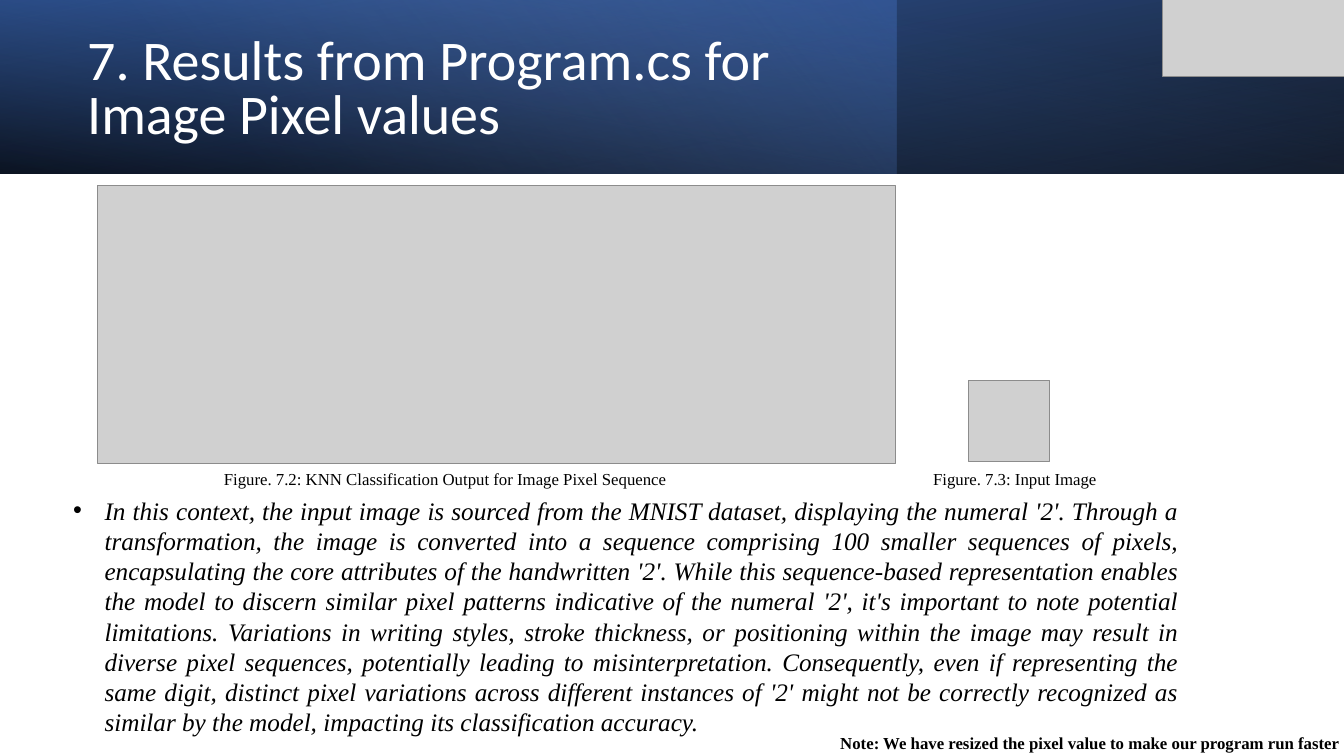
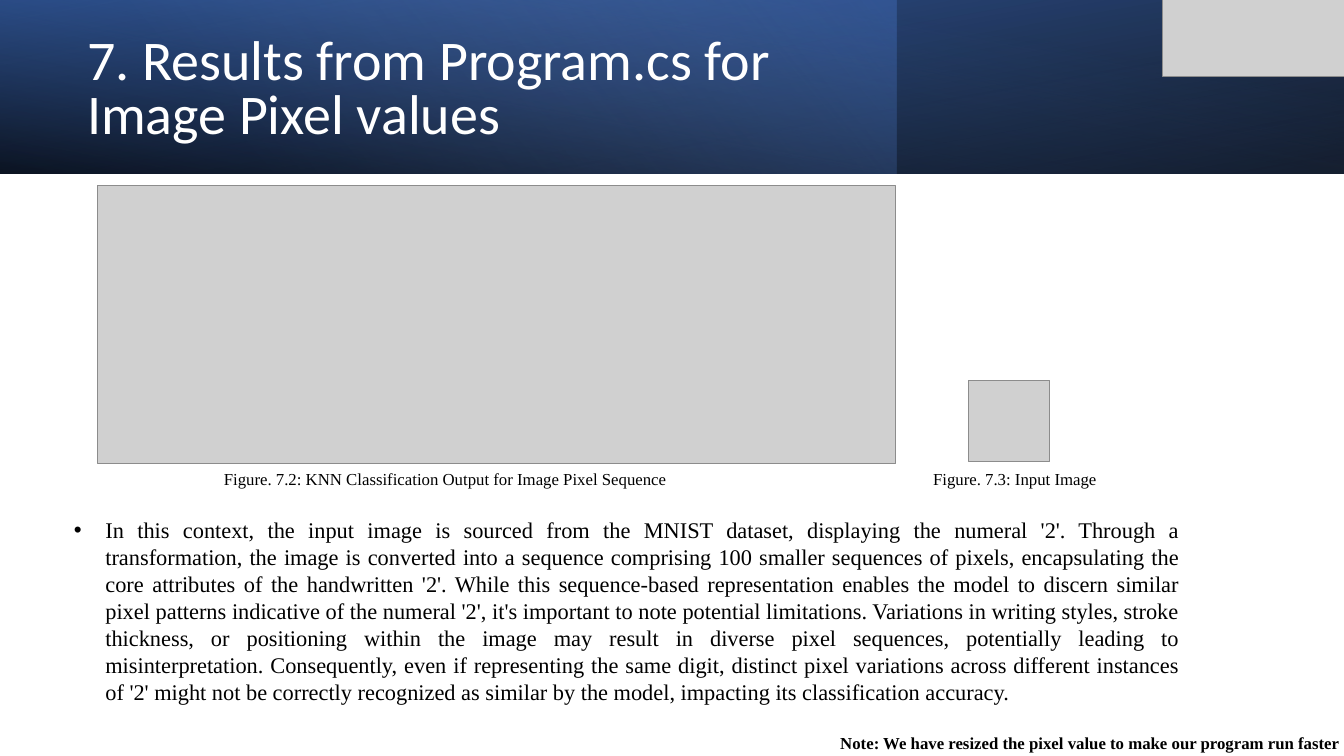
Before and after one commit to IndranilSaha09/neocortexapi, a slide deck: slide 11 of source/MySEProject/IMPLEMENT AND INVESTIGATE KNN - rookie_developer.pptx. Drawn at 1344x756 pixels with LibreOffice and Linux fonts; fonts in the diff are those of the drawing; grey boxes stand for pictures. Boxes give left, top, right and bottom in pixels: in the first picture for what was removed or moved away, otherwise in the second. Text is boxed around its words. In the diff, an @@ line names an element or a change of style, - is before the commit and + after.

```diff
--- a/source/MySEProject/IMPLEMENT AND INVESTIGATE KNN - rookie_developer.pptx
+++ b/source/MySEProject/IMPLEMENT AND INVESTIGATE KNN - rookie_developer.pptx
@@ text "In this context, the input ...": place and size @@
-text "In this context, the input ..." at (105, 502, 1178, 737)
+text "In this context, the input ..." at (105, 522, 1179, 705)
@@ text "In this context, the input ..." at (105, 522, 1179, 705): size 18 to 16 pt, italic off @@
```
Also in this commit, not shown: 8 other slides changed.
